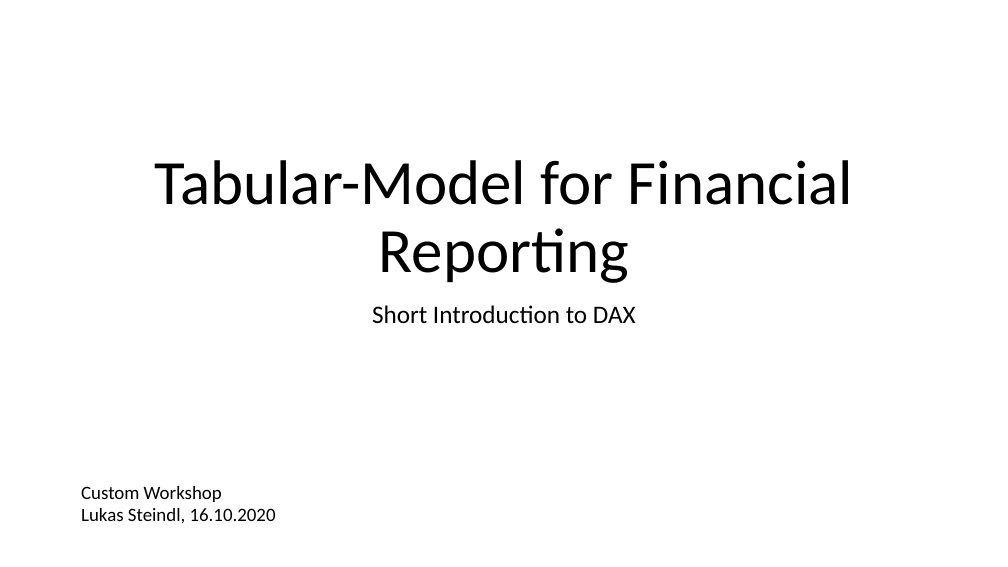
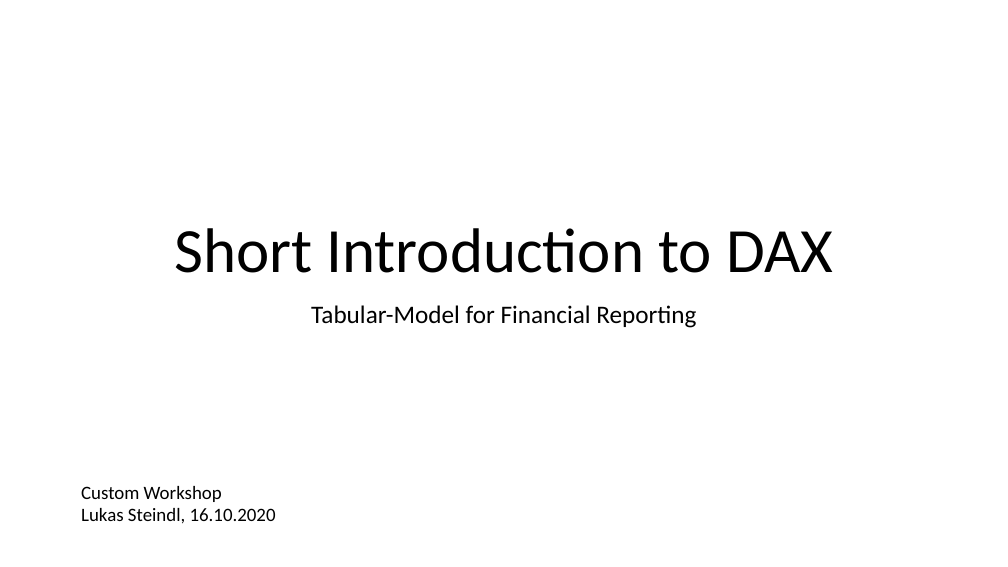
Before and after one commit to LukasSteindl/tabularmodelforfinance, a slide deck: slide 28 of Slides.pptx (slide 26 before the commit). Drawn at 1008x567 pixels with LibreOffice and Linux fonts; fonts in the diff are those of the drawing. Boxes give left, top, right and bottom in pixels: in the first picture for what was removed or moved away, otherwise in the second. Text is boxed around its words. In the diff, an @@ line names an element or a change of style, - is before the commit and + after.

Commit message:
updated model and added slides

```diff
--- a/Slides.pptx
+++ b/Slides.pptx
@@ title at [174,228,833,273]: text changed @@
-Tabular-Model for Financial Reporting
+Short Introduction to DAX
@@ subtitle at [311,305,696,328]: text changed @@
-Short Introduction to DAX
+Tabular-Model for Financial Reporting
```
Also in this commit, not shown: 13 other slides changed, 9 slides added, 3 slides removed, 2 other files.
